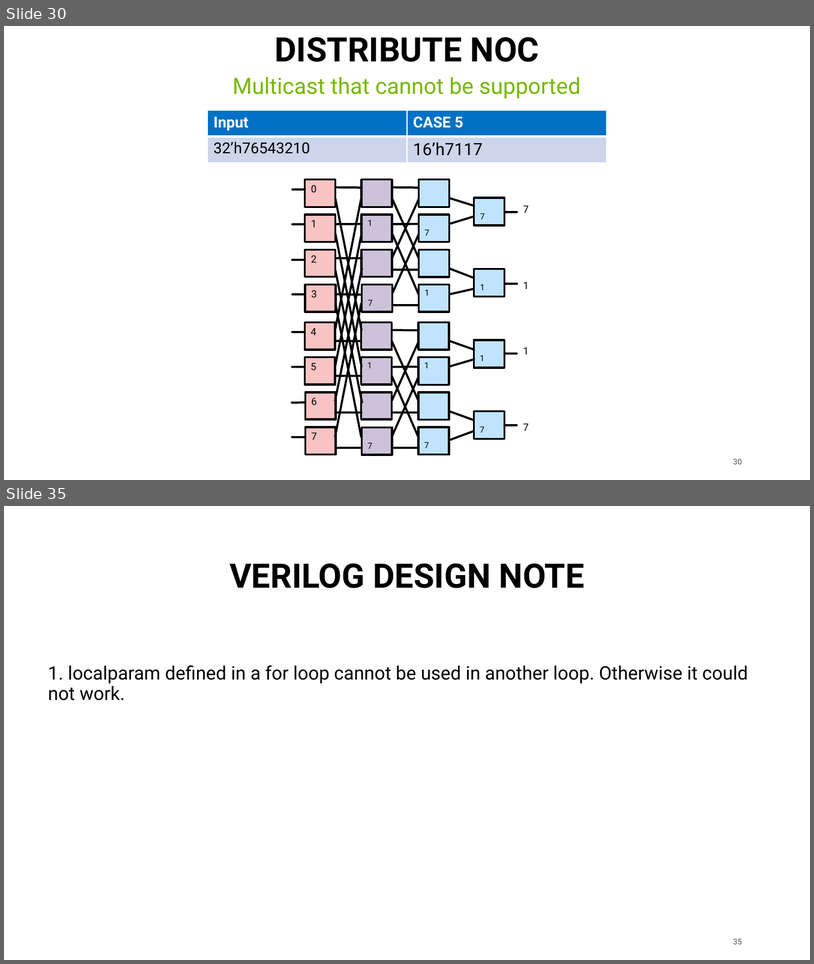
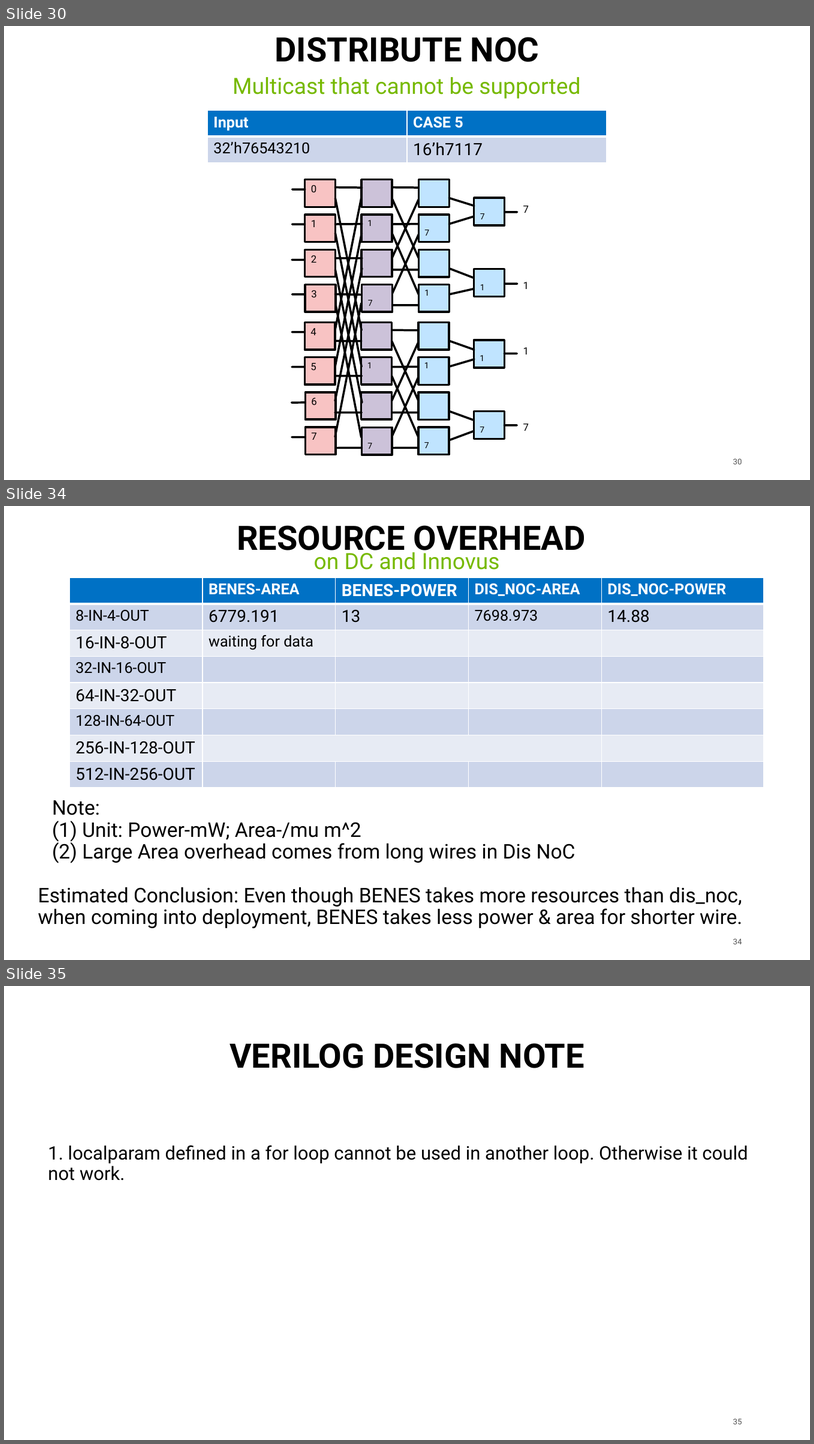
Before and after one commit to georgia-tech-synergy-lab/AcceleratorNoC, a slide deck: microswitch.pptx. Shown one above the other, each under a label of ours: slides 30 and 35 before the commit, slides 30, 34 and 35 after it; the slides between them are not shown. The pictures are 814x964 and 814x1444 pixels, drawn with LibreOffice and Linux fonts; fonts in the diff are those of the drawing. Boxes give left, top, right and bottom in pixels: in the first picture for what was removed or moved away, otherwise in the second. Text is boxed around its words. In the diff, an @@ line names an element or a change of style, - is before the commit and + after.

```diff
--- a/microswitch.pptx
+++ b/microswitch.pptx
@@ slide 34 added at bbox=[4, 506, 810, 960], background #FFFFFF; not listed: 1 template element that a slide beside it also shows @@
@@ title added at bbox=[237, 525, 586, 558], 40 pt, text #000000, bold @@
+RESOURCE OVERHEAD
@@ text added at bbox=[314, 548, 500, 570], 26.6 pt, text #76B900 @@
+on DC and Innovus
@@ table added at bbox=[69, 577, 764, 827], 8 rows, 5 columns @@
+ | BENES-AREA | BENES-POWER | DIS_NOC-AREA | DIS_NOC-POWER
+8-IN-4-OUT | 6779.191 | 13 | 7698.973 | 14.88
+16-IN-8-OUT | waiting for data |  |  | 
+32-IN-16-OUT |  |  |  | 
+64-IN-32-OUT |  |  |  | 
+128-IN-64-OUT |  |  |  | 
+256-IN-128-OUT |  |  |  | 
+512-IN-256-OUT |  |  |  | 
@@ text added at bbox=[52, 800, 576, 863], 24 pt, text #000000 @@
+Note:
+(1) Unit: Power-mW; Area-/mu m^2
+(2) Large Area overhead comes from long wires in Dis NoC
@@ text added at bbox=[38, 886, 743, 928], 24 pt, text #000000 @@
+Estimated Conclusion: Even though BENES takes more resources than dis_noc, when coming into deployment, BENES takes less power & area for shorter wire.
```
Also in this commit, not shown: 2 slides changed, 1 slide removed.
